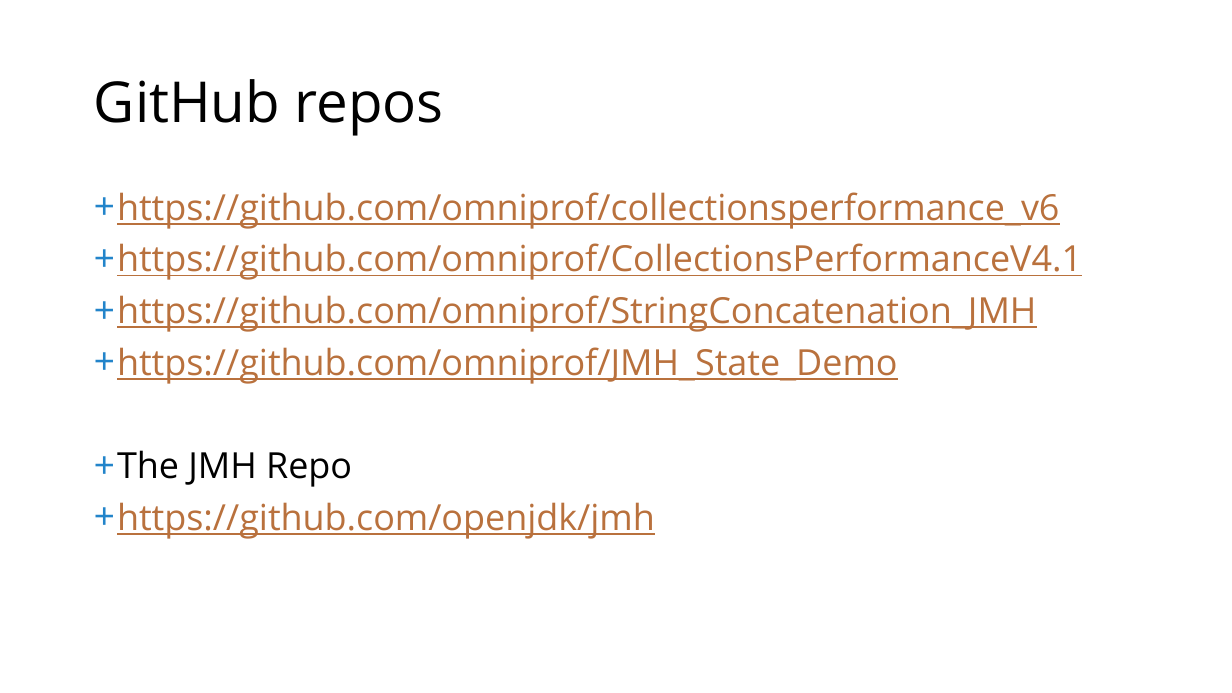
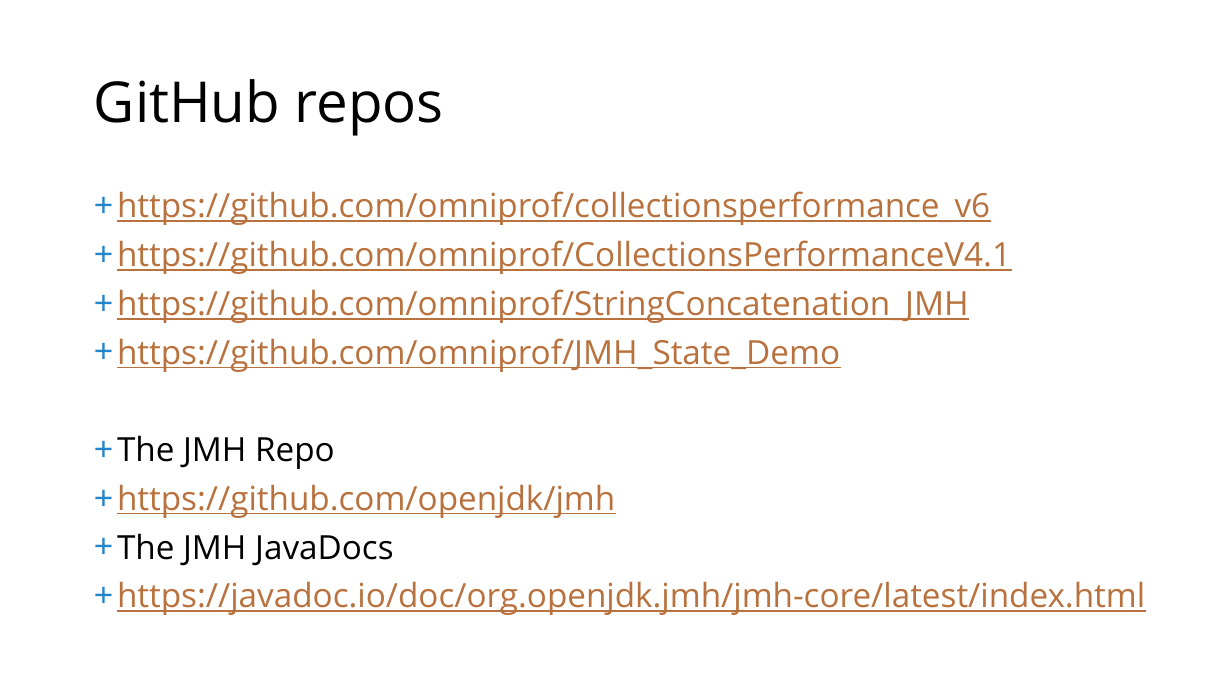
Before and after one commit to omniprof/collectionsperformance_v6, a slide deck: slide 28 of docs/JMH_Slides.pptx (slide 27 before the commit). Drawn at 1232x693 pixels with LibreOffice and Linux fonts; fonts in the diff are those of the drawing. Boxes give left, top, right and bottom in pixels: in the first picture for what was removed or moved away, otherwise in the second. Text is boxed around its words. In the diff, an @@ line names an element or a change of style, - is before the commit and + after.

```diff
--- a/docs/JMH_Slides.pptx
+++ b/docs/JMH_Slides.pptx
@@ text at (117, 191, 1011, 518): size 28 to 25.9 pt in "https://github.com/omniprof/collectionsperformance_v6", "https://github.com/omniprof/CollectionsPerformanceV4.1", "https://github.com/omniprof/StringConcatenation_JMH", "https://github.com/omniprof/JMH_State_Demo" and 2 more places @@
@@ text at (117, 533, 1145, 615): paragraphs added @@
++ The JMH JavaDocs
++ https://javadoc.io/doc/org.openjdk.jmh/jmh-core/latest/index.html
```
Also in this commit, not shown: 1 other slide changed, 1 slide added.
